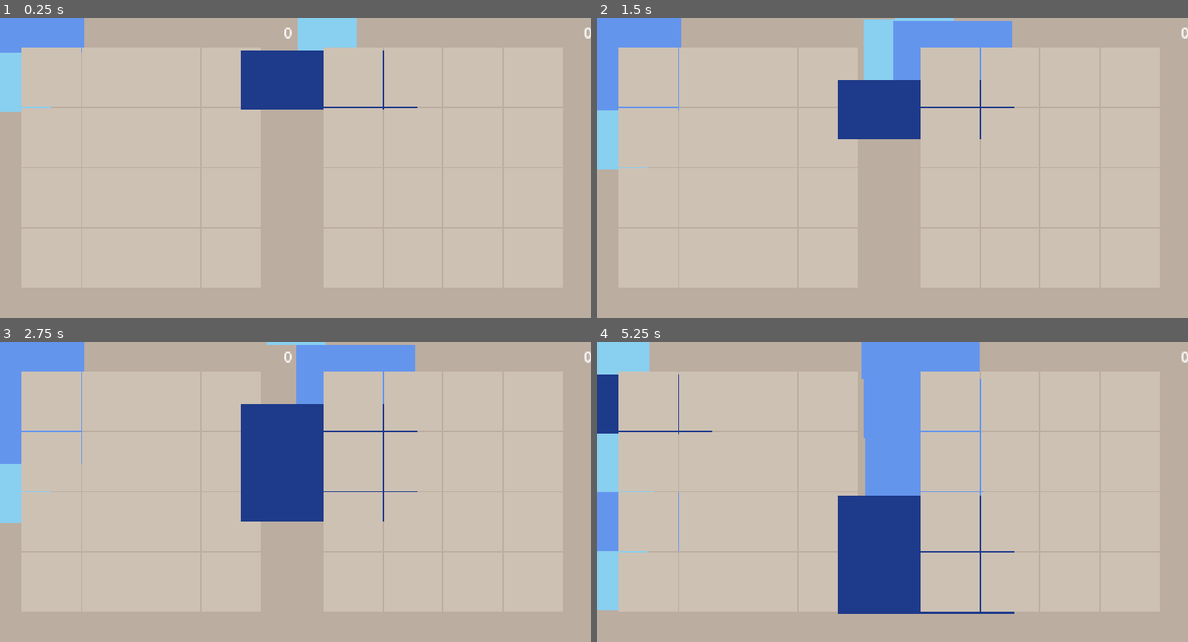
Above: before the commit, frames 1-4 (two rows, left to right).
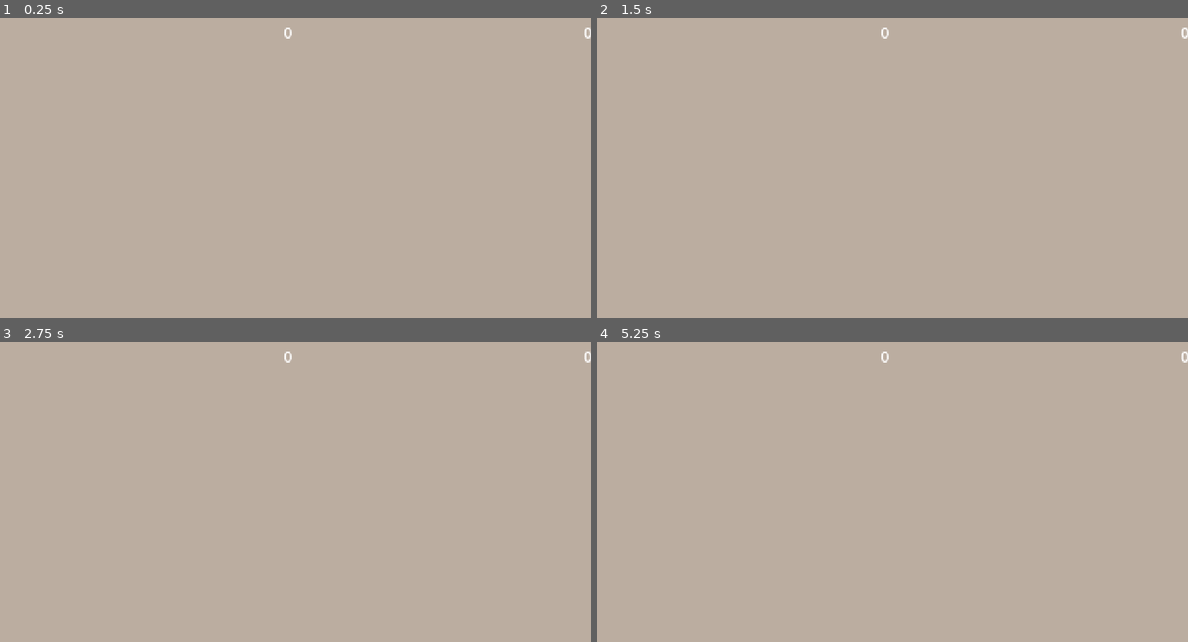
Above: after the commit, the same moments.

Repository: jpns3334444/2048-mirror
Game: Godot game, scene res://src/game.tscn
The game is run twice, just before and just after one commit, with the same random seed, the same clock (stepped at 60 frames per second) and the same inputs.
Inputs:
- Up to frame 1 (0.25 s): no input
- Up to frame 2 (1.5 s): tap Enter (action) at 0.5, 1.35 s; hold D (right) 0.53-1.28 s; hold Enter (action) 0.53-1.28 s; tap Space at 1.25 s; hold S (down) from 1.28 s (still down)
- Up to frame 3 (2.75 s): tap Enter (action) at 2 s; release S (down) at 2.03 s; hold D (right) from 2.03 s (still down); hold Enter (action) from 2.03 s (still down)
- Up to frame 4 (5.25 s): tap Space at 2.75, 4.25 s; release D (right) at 2.78 s; release Enter (action) at 2.78 s; hold W (up) 2.78-3.53 s; tap Enter (action) at 2.85, 3.5, 4.35 s; hold Enter (action) 3.53-4.28 s; hold A (left) 3.53-5.03 s; hold S (down) from 5.03 s (still down); hold Enter (action) from 5.03 s (still down)

The runs differ from the first frame. In frame 1, 6.1% of the frame differs, in the area x 0-71%, y 0-32%; in frame 2, 9.3%; in frame 3, 11%; in frame 4, 16%, in the area x 0-71%, y 0-91%.

Commit message:
Enhance board and tile functionality: introduce dynamic tile sizing based on grid cells, implement freezing mechanism for tiles, and adjust grid container properties for improved layout. Update scene files to reflect new structure and collision shapes.

Diff:
--- a/src/board.gd
+++ b/src/board.gd
@@ -23,10 +23,9 @@
 
 var grid_tile_positions: Array[Vector2]
 var tiles: Array[Tile]
+var frozen_tiles: Array[RigidBody2D] = []
 
 func _ready() -> void:
-	grid_tile_positions = generate_grid_tile_positions()
-	spawn_placeholders(grid_tile_positions)
 	tiles = []
 	tiles.resize(GRID_SIZE * GRID_SIZE)
 	reset_game()
@@ -47,14 +46,16 @@
 	elif event.is_action_pressed("right"):
 		step_game(Direction.RIGHT)
 
-func generate_grid_tile_positions() -> Array[Vector2]:
-	var positions: Array[Vector2] = []
-	positions.resize(GRID_SIZE * GRID_SIZE)
-	for y in GRID_SIZE:
-		for x in GRID_SIZE:
-			var grid_position = Vector2(TILE_OFFSET, TILE_OFFSET) + Vector2(x * TILE_SPACING, y * TILE_SPACING)
-			positions[y * GRID_SIZE + x] = grid_position
-	return positions
+func get_dynamic_tile_sizes() -> Dictionary:
+	# Get the size of one grid cell
+	var control_cell = $GridContainer.get_child(0)
+	var cell_size = control_cell.size
+
+	return {
+		1: cell_size,                                    # 1 cell
+		2: Vector2(cell_size.x * 2, cell_size.y),      # 2 cells wide
+		3: Vector2(cell_size.x * 3, cell_size.y),      # 3 cells wide
+	}
 
 func reset_game():
 	for tile in tiles:
@@ -91,7 +92,15 @@
 
 	var tile = TILE_SCENE.instantiate()
 	control_cell.add_child(tile)
-	tile.value = randi_range(1, 3)
+
+	var value = randi_range(1, 3)
+	tile.value = value
+
+	# Set size based on grid cells
+	var dynamic_sizes = get_dynamic_tile_sizes()
+	tile.set_custom_size(dynamic_sizes[value])
+
+	tile.freeze = true
 
 func get_empty_control_indices() -> Array:
 	var empty_indices = []
@@ -102,17 +111,20 @@
 	return empty_indices
 
 func step_game(direction: Direction) -> void:
+		# Only unfreeze the new tiles
+	for tile in frozen_tiles:
+		if tile != null:
+			tile.freeze = false
+
+	# Clear the list since they're all unfrozen now
+	frozen_tiles.clear()
+
 	match direction:
-		Direction.UP:
-			PhysicsServer2D.area_set_param(get_world_2d().space, PhysicsServer2D.AREA_PARAM_GRAVITY_VECTOR, Vector2(0,-1))
-		Direction.DOWN:
-			PhysicsServer2D.area_set_param(get_world_2d().space, PhysicsServer2D.AREA_PARAM_GRAVITY_VECTOR, Vector2(0,1))
-		Direction.LEFT:
-			PhysicsServer2D.area_set_param(get_world_2d().space, PhysicsServer2D.AREA_PARAM_GRAVITY_VECTOR, Vector2(-1,0))
-		Direction.RIGHT:
-			PhysicsServer2D.area_set_param(get_world_2d().space, PhysicsServer2D.AREA_PARAM_GRAVITY_VECTOR, Vector2(1,0))
+		Direction.UP: $GridContainer.rotation_degrees = 180
+		Direction.DOWN: $GridContainer.rotation_degrees = 0
+		Direction.LEFT: $GridContainer.rotation_degrees = 90
+		Direction.RIGHT: $GridContainer.rotation_degrees = -90
 	spawn_new_tile()
-	# No game over check for continuous play
 
 func slice(index: int, direction: Direction) -> Array:
 	if index < 0 or index >= GRID_SIZE:
--- a/src/board.tscn
+++ b/src/board.tscn
@@ -1,13 +1,16 @@
-[gd_scene load_steps=2 format=3 uid="uid://2vkr7hs7nw51"]
+[gd_scene load_steps=3 format=3 uid="uid://2vkr7hs7nw51"]
 
 [ext_resource type="Script" uid="uid://b5sldsqsv6tbn" path="res://src/board.gd" id="1_cvmqk"]
+
+[sub_resource type="RectangleShape2D" id="RectangleShape2D_1evtd"]
+size = Vector2(5, 600)
 
 [node name="Board" type="Node2D"]
 script = ExtResource("1_cvmqk")
 
 [node name="GridContainer" type="GridContainer" parent="."]
-offset_right = 40.0
-offset_bottom = 40.0
+offset_right = 600.0
+offset_bottom = 600.0
 columns = 4
 
 [node name="Control1" type="Control" parent="GridContainer"]
@@ -57,3 +60,29 @@
 
 [node name="Control2" type="Control" parent="GridContainer"]
 layout_mode = 2
+
+[node name="StaticBody2D" type="StaticBody2D" parent="GridContainer"]
+
+[node name="CollisionShape2D" type="CollisionShape2D" parent="GridContainer/StaticBody2D"]
+position = Vector2(0, 300)
+shape = SubResource("RectangleShape2D_1evtd")
+
+[node name="StaticBody2D2" type="StaticBody2D" parent="GridContainer"]
+
+[node name="CollisionShape2D" type="CollisionShape2D" parent="GridContainer/StaticBody2D2"]
+position = Vector2(600, 300)
+shape = SubResource("RectangleShape2D_1evtd")
+
+[node name="StaticBody2D3" type="StaticBody2D" parent="GridContainer"]
+
+[node name="CollisionShape2D" type="CollisionShape2D" parent="GridContainer/StaticBody2D3"]
+position = Vector2(300, 0)
+rotation = 1.5708
+shape = SubResource("RectangleShape2D_1evtd")
+
+[node name="StaticBody2D4" type="StaticBody2D" parent="GridContainer"]
+
+[node name="CollisionShape2D" type="CollisionShape2D" parent="GridContainer/StaticBody2D4"]
+position = Vector2(300, 600)
+rotation = 1.5708
+shape = SubResource("RectangleShape2D_1evtd")
--- a/src/tile.gd
+++ b/src/tile.gd
@@ -8,32 +8,23 @@
 	3: Color.hex(0x1E3A8Aff),  # Dark blue for size 3
 }
 
-var TILE_SIZES = {
-	1: Vector2(128, 128),    # 1x1 block
-	2: Vector2(256, 128),   # 2x1 block
-	3: Vector2(384, 128),   # 3x1 block
-}
-
 @export var value: int :
 	set(new_value):
 		value = new_value
 		update()
 
 func update() -> void:
-	if TILE_SIZES.has(value):
-		var tile_size = TILE_SIZES[value]
-
-		# Resize the background ColorRect directly
-		$Background.size = tile_size
-
-		# Center the background based on its new size
-		$Background.position = -tile_size / 2
-		$CollisionShape2D.shape.size = tile_size
-
-	# Apply color
+	# Apply color only - size is set externally now
 	if COLORS.has(value):
 		$Background.color = COLORS[value]
 
+func set_custom_size(new_size: Vector2):
+	# Resize the background ColorRect directly
+	$Background.size = new_size
+
+	# Center the background based on its new size
+	$Background.position = -new_size / 2
+	$CollisionShape2D.shape.size = new_size
 
 func destroy() -> void:
 	var tween = create_tween()
--- a/src/tile.tscn
+++ b/src/tile.tscn
@@ -6,7 +6,6 @@
 size = Vector2(128, 128)
 
 [node name="Tile" type="RigidBody2D"]
-gravity_scale = 0.0
 lock_rotation = true
 script = ExtResource("1_af4uq")
 
